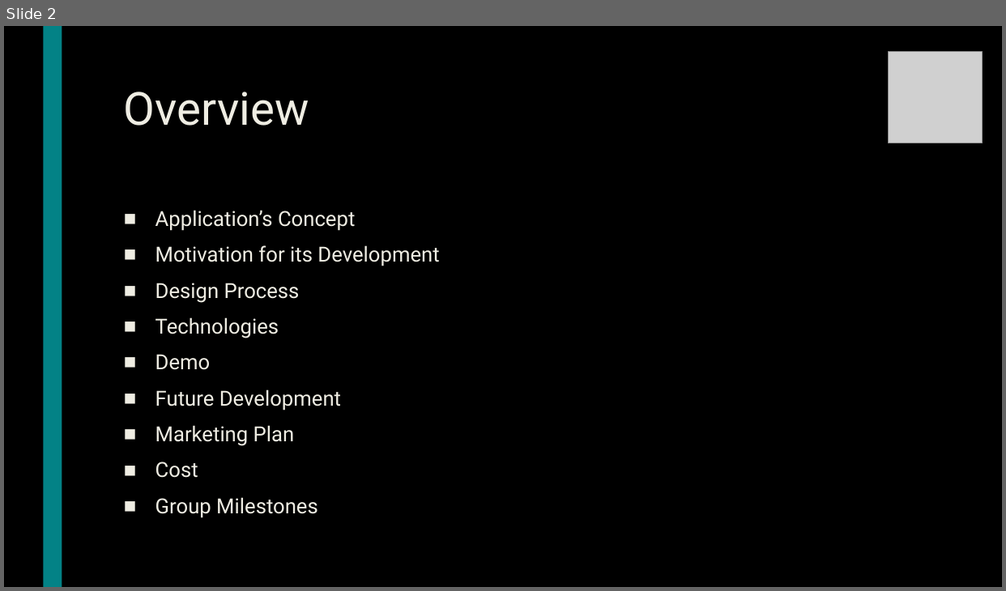
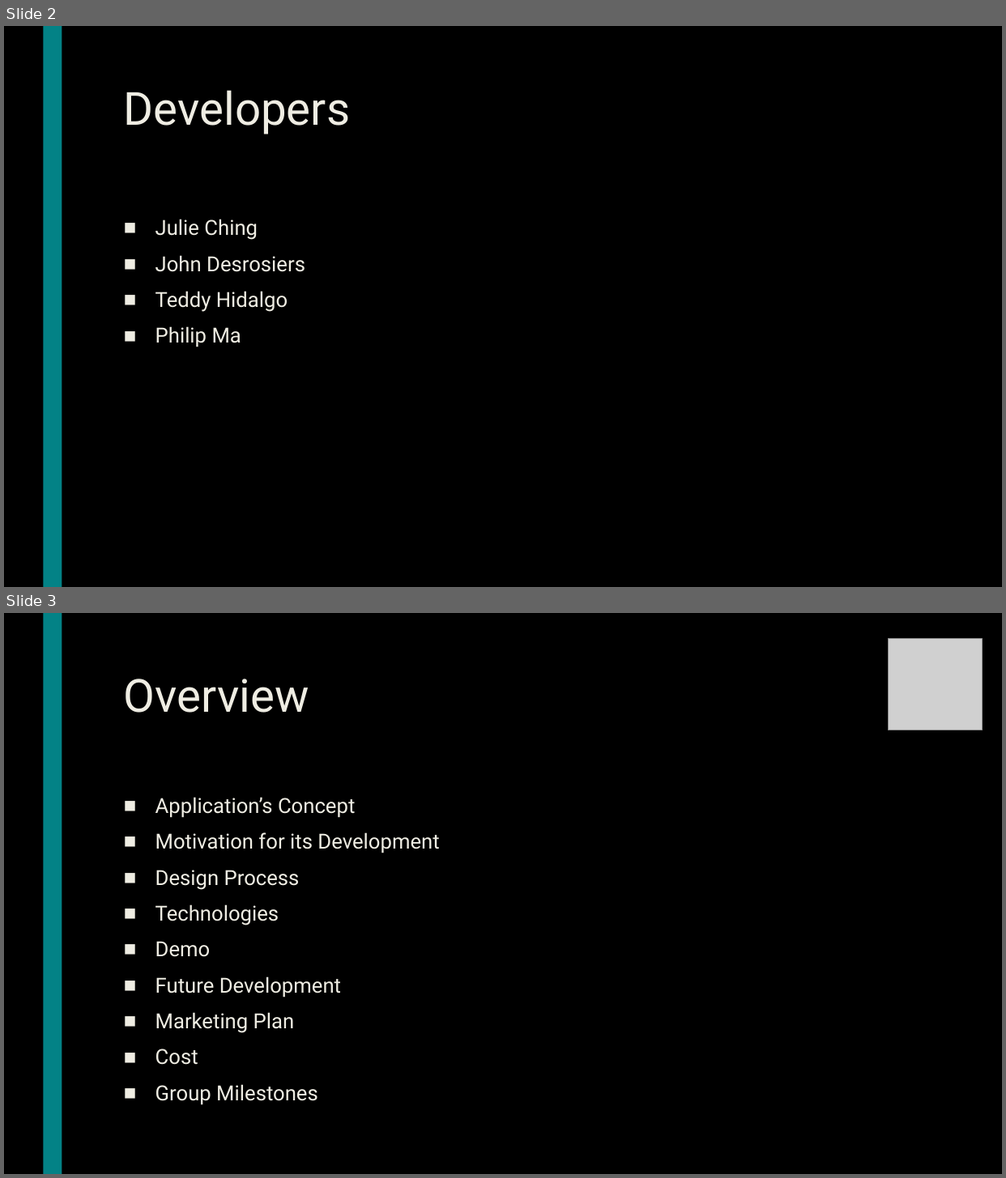
Before and after one commit to codeDeck-Learning-Tools/codeDeck, a slide deck: powerpoint/codeDeck2.pptx. Shown one above the other, each under a label of ours: slide 2 before the commit, slides 2 and 3 after it. The pictures are 1006x591 and 1006x1178 pixels, drawn with LibreOffice and Linux fonts; fonts in the diff are those of the drawing; grey boxes stand for pictures. Boxes give left, top, right and bottom in pixels: in the first picture for what was removed or moved away, otherwise in the second. Text is boxed around its words. In the diff, an @@ line names an element or a change of style, - is before the commit and + after.

```diff
--- a/powerpoint/codeDeck2.pptx
+++ b/powerpoint/codeDeck2.pptx
@@ slide 2 added at (4, 26, 1002, 587), background #000000; not listed: 1 template element that a slide beside it also shows @@
@@ title added at (124, 90, 350, 135), 44 pt, text #EFEDE3 @@
+Developers
@@ text added at (155, 219, 305, 348), 20 pt, text #EFEDE3 @@
+■ Julie Ching
+■ John Desrosiers
+■ Teddy Hidalgo
+■ Philip Ma
@@ what was slide 2 is now slide 3 @@
```
Also in this commit, not shown: 1 slide changed, 1 other file.
